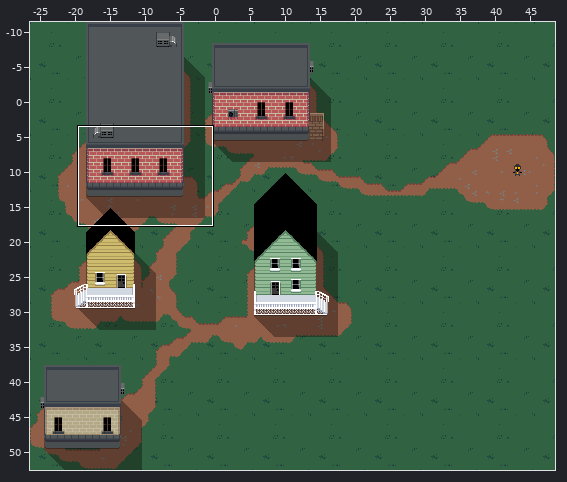
Tiled map: assets/maps/start.tmx. The picture above shows the old version from afar; the outline marks the close-up.
Close-up. First the earlier version:
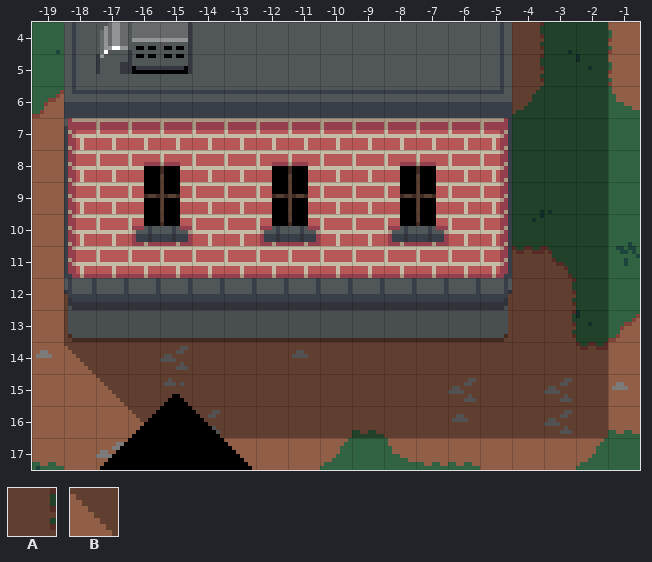
Cells are 8x8 px. Shown: x -19..-1, y 4..17. The commit also changed other parts of the map, which this record leaves out.
Key: from "shadows": A 4, B 6.
_ is an empty cell, # one hidden under a higher layer.
Layers that did not change in this view are not listed.
Layer "Shadows" before, first column x -19:
 4 _##############AAA_
 5 _##############AAA_
 6 _##############AAA_
 7 _##############AAA_
 8 _##############AAA_
 9 _##############AAA_
10 _##############AAA_
11 _##############AAA_
12 _A############AAAA_
13 _AAAAAAAAAAAAAAAAA_
14 _BAAAAAAAAAAAAAAAA_
15 __BAAAAAAAAAAAAAAA_
16 ___B#AAAAAAAAAAAAA_
17 ___________________
The result:
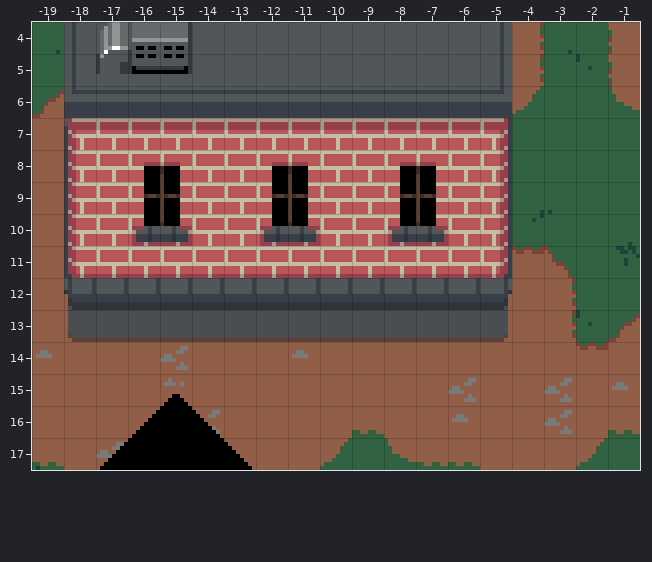
See-through tiles are keyed as they look on the map.
Commit: Remove house shadows, add shadow merging
From old to new:
Changed rows in their new state; . is an unchanged cell.
Layer "Shadows" (removed):
first column x -18:
 4 ..............___
 5 ..............___
 6 ..............___
 7 ..............___
 8 ..............___
 9 ..............___
10 ..............___
11 ..............___
12 _............____
13 _________________
14 _________________
15 .________________
16 .._._____________
Pixel boxes of the changes (left, top, right, bottom) in both close-ups:
removed: (64, 22, 608, 438)
